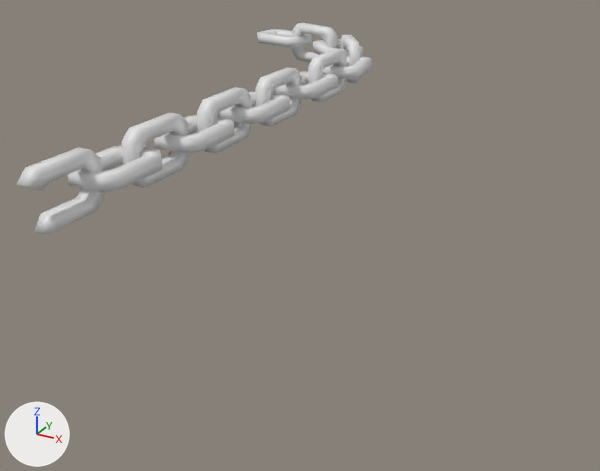
An edit to the FBX model Assets/3D Assets/Characters/BOSS_Cadena_Frontal_L.fbx, drawn before and after from the same camera.
One viewpoint serves both versions: a 50 mm lens placed at (1.6, -2.28, 1.32), pointed at (0.65, -0.55, 0.45). Every picture has the same lights, and +X, +Y and +Z are marked at lower left.

Script lines for the objects in view, before the commit:
```python
me_cube_022 = bpy.data.meshes.new('Cube.022')
me_cube_022.from_pydata(...)  # 444 vertices, 442 faces; spans x 0.04..0.6, y -1.33..0.34, z 0.72..0.84
me_cube_022.materials.append(mat_boss_mat)  # white #e7e7e7
ob_boss_cadena_frontal_l = bpy.data.objects.new('Boss_Cadena_frontal_L', me_cube_022)
ob_boss_cadena_frontal_l.location = (0.0, 0.0, 0.0)
```
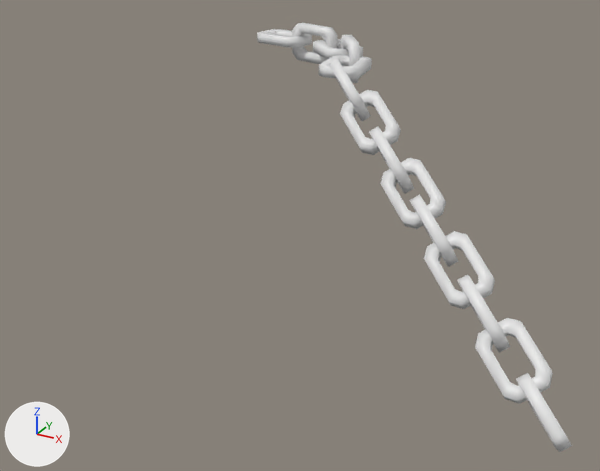
Pixel boxes [x1, y1, x2, y2] of what changed, in the pictures (600 x 471 px):
'Boss_Cadena_frontal_L', reshaped (11% narrower, 101% taller): before [17, 23, 372, 236]; after [257, 23, 572, 452]
part 1 of me_cube_022, deleted: before [17, 49, 347, 236]
part 2 of me_cube_022, added: after [329, 59, 572, 452]

Diff of the bpy script that builds the scene:
```diff
--- a/Assets/3D Assets/Characters/BOSS_Cadena_Frontal_L.fbx.py
+++ b/Assets/3D Assets/Characters/BOSS_Cadena_Frontal_L.fbx.py
@@ me_cube_022 @@
 # used by ob_boss_cadena_frontal_l; location = (0.0, 0.0, 0.0)
-me_cube_022.from_pydata(...)  # 444 vertices, 442 faces; spans x 0.04..0.6, y -1.33..0.34, z 0.72..0.84
+me_cube_022.from_pydata(...)  # 444 vertices, 442 faces; spans x 0.04..1.41, y -0.74..0.34, z 0.12..0.84
+# me_cube_022 part 1: 9 loose pieces with 284 vertices, spanning x 0.47..0.59, y -1.33..-0.08, z 0.72..0.84, are deleted
+# me_cube_022 part 2: 284 vertices added at x 0.5..1.41, y -0.74..-0.04, z 0.12..0.82
 me_cube_022.materials.append(mat_boss_mat)
```
